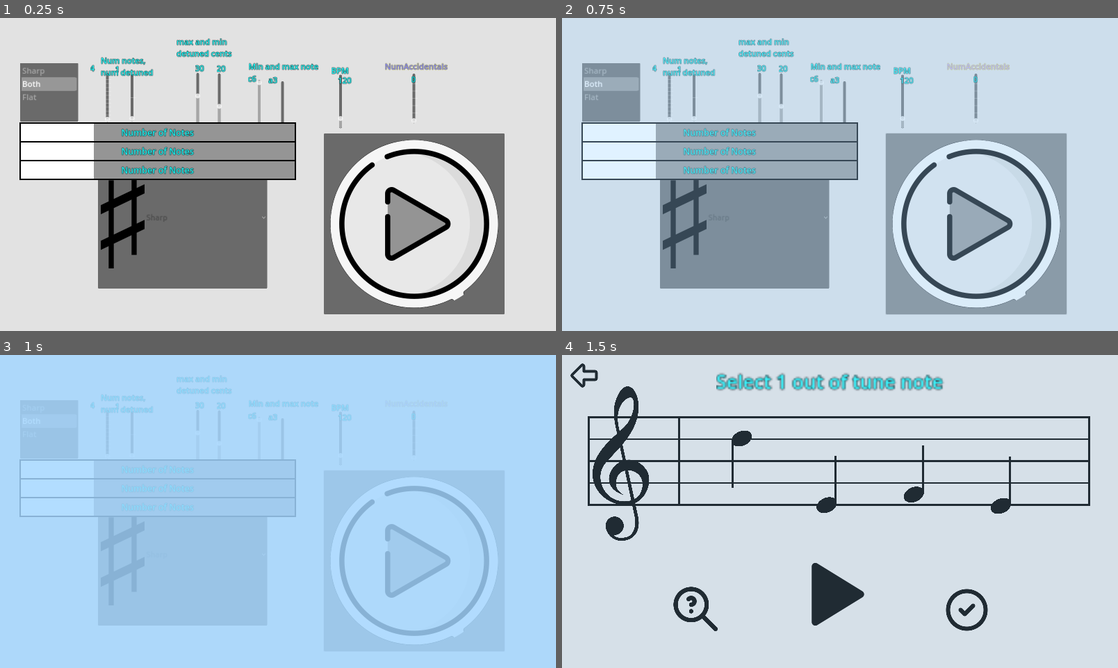
Above: before the commit, frames 1-4 (two rows, left to right).
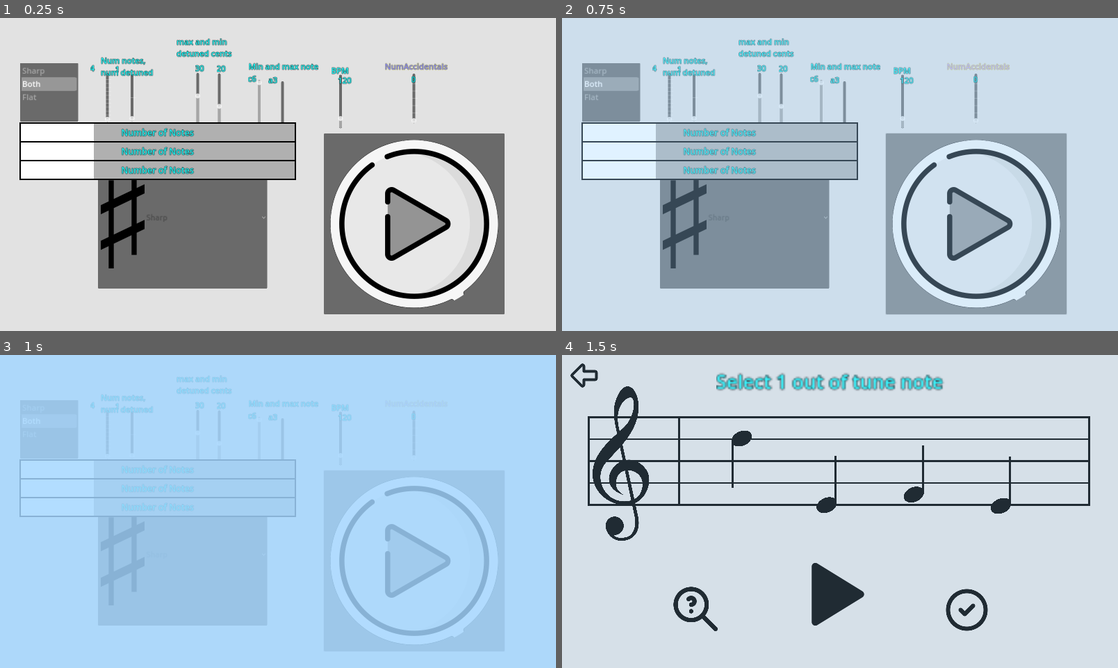
Above: after the commit, the same moments.

Repository: Sniggiho/COMP225-Reluna
Game: Godot game, scene res://Scenes/FreeplaySettingsMenu/FreeplaySettingsMenu.tscn
Same seed, same stepped clock (60 frames per second), same inputs: the game is played once before the commit and once after it. This scene is started directly instead of the project's main scene.
Inputs (mouse positions are in pixels of both pictures, inside the frame that each line leads up to):
- Up to frame 1 (0.25 s): no input
- Up to frame 2 (0.75 s): click (973, 224) at 0.5 s
- Up to frame 3 (1 s): no input
- Up to frame 4 (1.5 s): click (834, 592) at 1.25 s

The runs differ from the first frame. In frame 1, 5.3% of the frame differs, in the area x 16-53%, y 33-52%; in frame 2, less than 0.1%; in frame 3, less than 0.1%; in frame 4, nothing differs.

Commit message:
Added mouse and focus highlight to newhslider

Diff:
--- a/Project/Scenes/FreeplaySettingsMenu/FreeplaySettingsMenu.tscn
+++ b/Project/Scenes/FreeplaySettingsMenu/FreeplaySettingsMenu.tscn
@@ -56,6 +56,7 @@
 offset_top = 158.0
 offset_right = 329.0
 offset_bottom = 299.0
+focus_neighbor_right = NodePath("../NumDetuned")
 min_value = 4.0
 max_value = 15.0
 value = 4.0
@@ -68,6 +69,7 @@
 offset_top = 161.0
 offset_right = 400.0
 offset_bottom = 297.0
+focus_neighbor_left = NodePath("../NumNotes")
 min_value = 1.0
 max_value = 3.0
 value = 1.0
--- a/Project/Scenes/NewHSlider/NewHSlider.gd
+++ b/Project/Scenes/NewHSlider/NewHSlider.gd
@@ -17,9 +17,13 @@
 ## Selects which side the "selected" bar starts from
 @export var flip : bool = false
 
+@export_color_no_alpha var backgroundColor : Color
+
+@export_color_no_alpha var backgroundSelectedColor : Color
+
 # Called when the node enters the scene tree for the first time.
 func _ready():
-	_on_item_rect_changed_newhslider_base()
+
 	pass # Replace with function body.
 
 
@@ -56,6 +60,22 @@
 	pass # Replace with function body.
 
 
+## CONNECTED FROM FOCUS ENTER AND MOUSE ENTER
+## Change the background color
+func _selected():
+#	$Background.color *= 1.25
+	$Background.color = backgroundSelectedColor
+	pass
+
+
+## CONNECTED FROM FOCUS EXIT AND MOUSE EXIT
+## Change the background color
+func _deselected():
+#	$Background.color /= 1.25
+	$Background.color = backgroundColor
+	pass
+
+
 func _on_item_rect_changed_newhslider_base():
 #	self.custom_minimum_size.y = height
 #	$CenterContainer.custom_minimum_size = self.size
--- a/Project/Scenes/NewHSlider/NewHSlider.tscn
+++ b/Project/Scenes/NewHSlider/NewHSlider.tscn
@@ -20,6 +20,8 @@
 text = "Label"
 margin = 4.0
 height = 50.0
+backgroundColor = Color(0.690196, 0.690196, 0.690196, 1)
+backgroundSelectedColor = Color(0.654902, 0.811765, 0.882353, 1)
 
 [node name="Border" type="ColorRect" parent="."]
 layout_mode = 2
@@ -36,7 +38,7 @@
 offset_right = 685.0
 offset_bottom = 209.0
 mouse_filter = 2
-color = Color(0.584314, 0.584314, 0.584314, 1)
+color = Color(0.690196, 0.690196, 0.690196, 1)
 metadata/_edit_lock_ = true
 
 [node name="Selected" type="ColorRect" parent="."]
@@ -65,5 +67,9 @@
 script = ExtResource("3_e331l")
 metadata/_edit_lock_ = true
 
+[connection signal="focus_entered" from="." to="." method="_selected"]
+[connection signal="focus_exited" from="." to="." method="_deselected"]
 [connection signal="item_rect_changed" from="." to="." method="_on_item_rect_changed_newhslider_base"]
+[connection signal="mouse_entered" from="." to="." method="_selected"]
+[connection signal="mouse_exited" from="." to="." method="_deselected"]
 [connection signal="value_changed" from="." to="." method="_on_value_changed_newhslider_base"]
